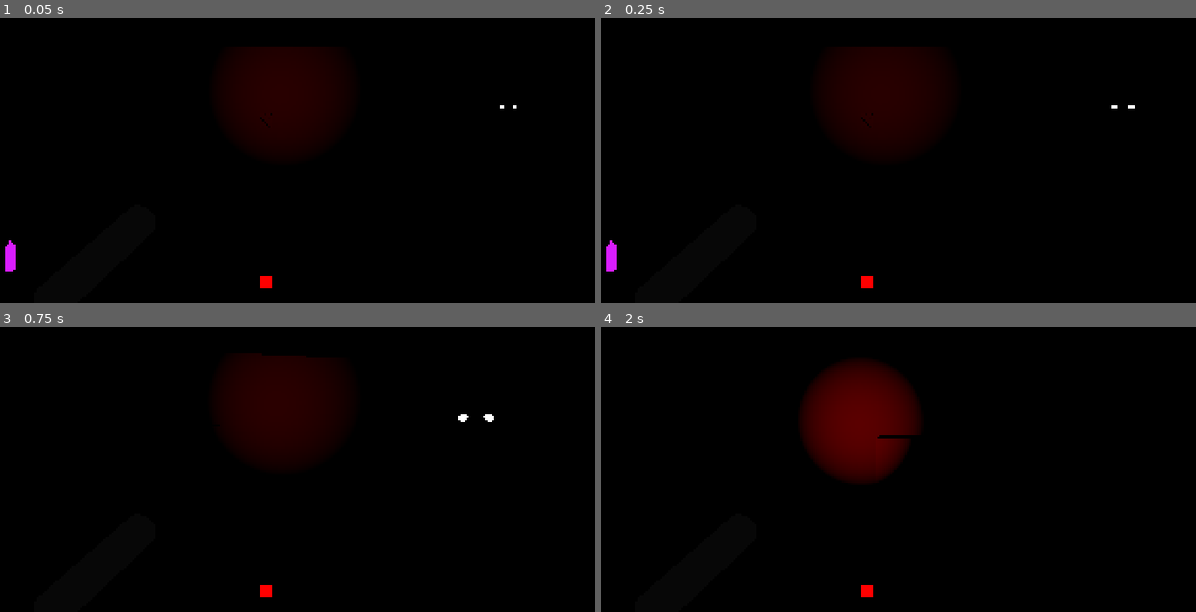
Above: before the commit, frames 1-4 (two rows, left to right).
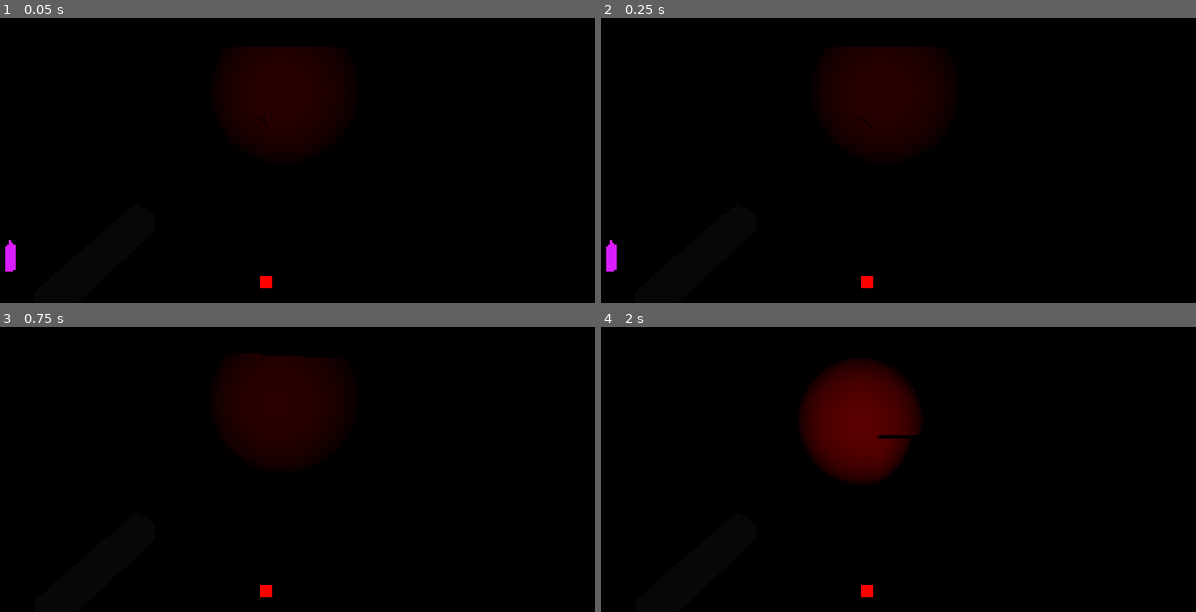
Above: after the commit, the same moments.

Repository: goamek/respawngamejam2026
Game: Godot game, scene res://src/level/scenes/test_room.tscn
Two runs of this game, one before a commit and one after it. Both use one fixed random seed, a clock stepped at 60 frames per second and the inputs below.
Inputs (mouse positions are in pixels of both pictures, inside the frame that each line leads up to):
- Up to frame 1 (0.05 s): no input
- Up to frame 2 (0.25 s): no input
- Up to frame 3 (0.75 s): move the mouse to (303, 415) at 0.52 s; hold W (move_forward) from 0.53 s (still down); hold R (color_next) from 0.53 s (still down)
- Up to frame 4 (2 s): keep holding W (move_forward); move the mouse to (833, 418) at 1.27 s; release R (color_next) at 1.28 s; tap Q (color_prev) at 1.35 s

The runs differ from the first frame. In frame 1, less than 0.1% of the frame differs, in the area x 84-87%, y 30-32%; in frame 2, less than 0.1%; in frame 3, less than 0.1%, in the area x 76-83%, y 30-34%; in frame 4, nothing differs.

Commit message:
remove entity from og test scene

Diff:
--- a/respawn-game-jam-2026/src/level/scenes/test_room.tscn
+++ b/respawn-game-jam-2026/src/level/scenes/test_room.tscn
@@ -9,7 +9,6 @@
 [ext_resource type="PackedScene" path="res://src/pickup/scenes/crayon.tscn" id="7_crayon"]
 [ext_resource type="PackedScene" path="res://src/environment/scenes/door.tscn" id="8_door"]
 [ext_resource type="NavigationMesh" path="res://src/level/resources/test_room_navigation_mesh.tres" id="9_navigation_mesh"]
-[ext_resource type="PackedScene" path="res://src/entity/scenes/entity.tscn" id="10_entity"]
 
 [sub_resource type="Environment" id="Environment_test"]
 background_mode = 1
@@ -279,10 +278,6 @@
 [node name="NorthWest" type="Marker3D" parent="PatrolPoints" unique_id=899670141]
 transform = Transform3D(1, 0, 0, 0, 1, 0, 0, 0, 1, -4, 0, -4.5)
 
-[node name="Entity" parent="." unique_id=1656887500 node_paths=PackedStringArray("patrol_points") instance=ExtResource("10_entity")]
-transform = Transform3D(1, 0, 0, 0, 1, 0, 0, 0, 1, 4.5, 0, 4.5)
-patrol_points = [NodePath("../PatrolPoints/NorthEast"), NodePath("../PatrolPoints/SouthEast"), NodePath("../PatrolPoints/West"), NodePath("../PatrolPoints/NorthWest")]
-
 [node name="Player" parent="." unique_id=1249024126 instance=ExtResource("1_player")]
 transform = Transform3D(-4.371139e-08, 0, -1, 0, 1, 0, 1, 0, -4.371139e-08, 0, 0, 0)
 
Not shown, changed: respawn-game-jam-2026/src/entity/README.md
